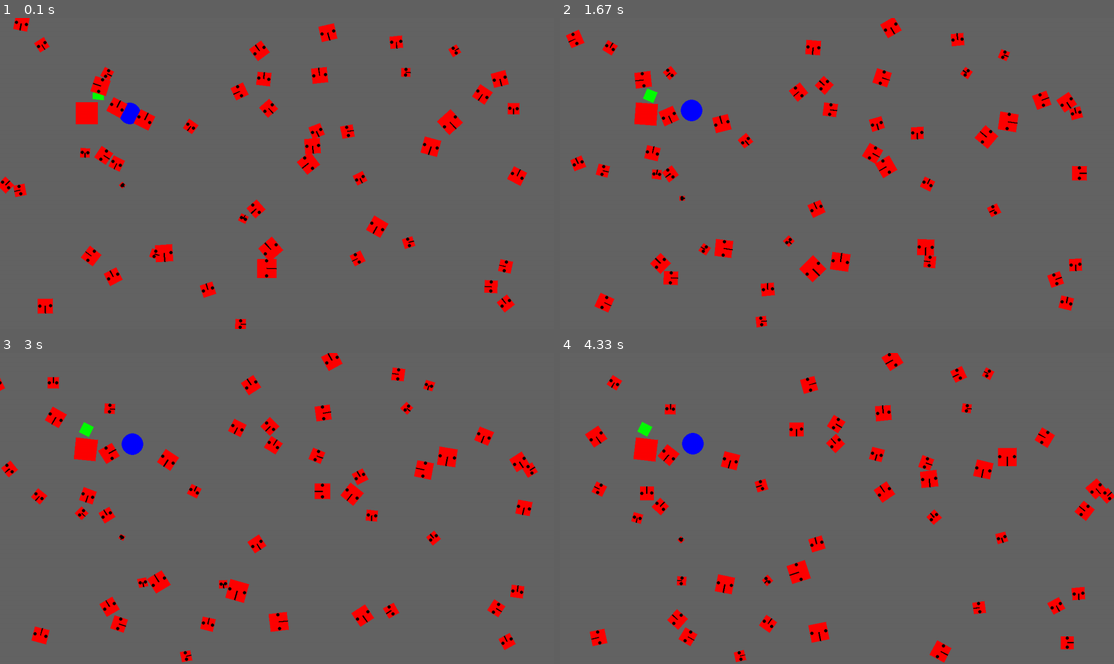
Above: before the commit, frames 1-4 (two rows, left to right).
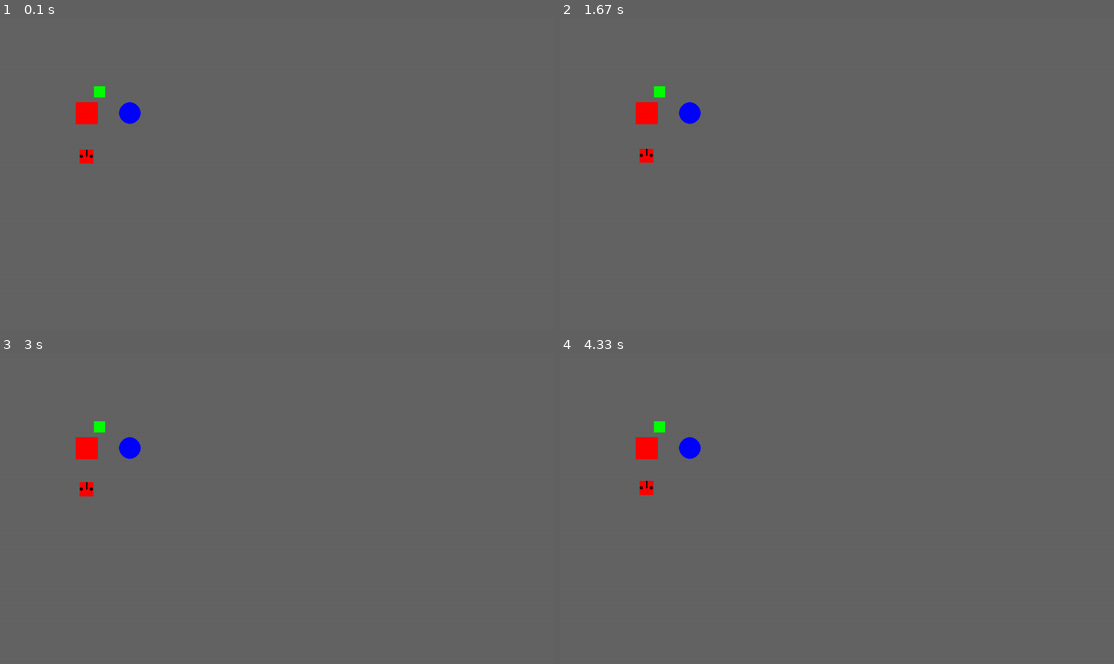
Above: after the commit, the same moments.

Repository: rasmus-bn/itu-thesis
Game: pygame game, started from run.py
Same seed, same stepped clock (60 frames per second), same inputs: the game is played once before the commit and once after it.
Inputs:
- Up to frame 1 (0.1 s): no input
- Up to frame 2 (1.67 s): no input
- Up to frame 3 (3 s): no input
- Up to frame 4 (4.33 s): no input

The runs differ from the first frame. In frame 1, 5.7% of the frame differs, in the area x 0-96%, y 0-100%; in frame 2, 6.0%, in the area x 1-96%, y 0-100%; in frame 3, 6.0%; in frame 4, 5.9%.

Commit message:
frame rate

Diff:
--- a/engine/robot.py
+++ b/engine/robot.py
@@ -28,6 +28,13 @@
         self.battery_capacity = battery_capacity
         self.battery_left = battery_capacity
         self.motor_strength = motor_strength
+        self.up_color = color or (255, 0, 0)
+        die_color_scaler = 0.3
+        self.down_color = (
+            max(min(int(self.up_color[0] * die_color_scaler), 255), 0),
+            max(min(int(self.up_color[1] * die_color_scaler), 255), 0),
+            max(min(int(self.up_color[2] * die_color_scaler), 255), 0),
+        )
 
         self.size = self._calc_robot_size()
         self.width = math.sqrt(self.size)
@@ -39,7 +46,7 @@
             angle=angle,
             width=self.width,
             height=self.width,
-            color=color or (255, 0, 0),
+            color=self.up_color,
             density=self._calc_robot_density(),
         )
 
@@ -102,7 +109,7 @@
             self.battery_left = 0
             self._force_left = 0
             self._force_right = 0
-            print("Battery depleted")
+            self.color = self.down_color
 
         self.body.apply_force_at_local_point((0, self._force_left), self.left)
         self.body.apply_force_at_local_point((0, self._force_right), self.right)
--- a/engine/simulation.py
+++ b/engine/simulation.py
@@ -1,4 +1,5 @@
 from dataclasses import dataclass
+from time import time
 import pygame
 import pymunk
 
@@ -14,6 +15,10 @@
     pixels_x: int = 640
     pixels_y: int = 480
     background_color: tuple = (100, 100, 100)
+    frame_count: int = 0
+    start_time: float = None
+    end_time: float = None
+    run_time: float = None
 
     def __post_init__(self):
         self._game_objects: IGameObject = []
@@ -29,18 +34,29 @@
         # Visualization
         self._display = None
         self._clock = None
+
+    def _start(self):
+        self._logic_objects = [go for go in self._game_objects if go.has_update]
+        self.start_time = time()
+
+        # Visualization
         if self.enable_display:
             pygame.init()
             self._display = pygame.display.set_mode((self.pixels_x, self.pixels_y))
             self._clock = pygame.time.Clock()
 
     def _quit(self):
+        self.end_time = time()
+        run_time = self.end_time - self.start_time
+        expected_time = self.frame_count / self.fps
+        print(f"Ran faster by a factor of {expected_time / run_time}")
+
         # Visualization
         if self.enable_display:
             pygame.quit()
 
     def run(self):
-        self._logic_objects = [go for go in self._game_objects if go.has_update]
+        self._start()
         last_time = pygame.time.get_ticks()
         while True:
             actual_delta_time = (pygame.time.get_ticks() - last_time) / 1000
@@ -49,6 +65,8 @@
                 print(
                     f"Warning: Frame took {actual_delta_time} seconds, expected {self.delta_time}"
                 )
+            self.frame_count += 1
+            print(f"Frame {self.frame_count}")
 
             # Logic
             self._update_logic()
--- a/run.py
+++ b/run.py
@@ -5,10 +5,8 @@
 from engine.robot import RobotBase
 from engine.simulation import SimulationBase
 
+random.seed()
 
-class RotatingRobot(RobotBase):
-    def controller_update(self):
-        self.set_motor_values(-1, 1)
 
 
 class RotatingBox(Box):
@@ -21,7 +19,12 @@
 size_x = 1280
 size_y = 720
 
-sim = SimulationBase(pixels_x=size_x, pixels_y=size_y)
+sim = SimulationBase(
+    pixels_x=size_x,
+    pixels_y=size_y,
+    enable_realtime=False,
+    enable_display=True,
+)
 
 box = Box(x=200, y=500, width=50, height=50, color=(255, 0, 0))
 box2 = Box(x=230, y=550, width=25, height=25, color=(0, 255, 0))
@@ -29,25 +32,33 @@
 sim.add_game_object(box2)
 
 
-# robot = RotatingRobot(battery_capacity=1000, motor_strength=1000, position=(100, 100))
-# sim.add_game_object(robot)
+class RotatingRobot(RobotBase):
+    def controller_update(self):
+        self.set_motor_values(1, 1)
+
+
+robot = RotatingRobot(
+    battery_capacity=1000, motor_strength=10, position=(200, 400), angle=0
+)
+sim.add_game_object(robot)
 
 circle = Circle(x=300, y=500, radius=25, color=(0, 0, 255))
 sim.add_game_object(circle)
 
 
-# Create 5 random robots
-for _ in range(50):
-    x = random.randint(0, size_x)
-    y = random.randint(0, size_y)
-    angle = random.uniform(0, 2 * math.pi)
-    battery_capacity = random.randint(10, 1000)
-    motor_strength = random.randint(10, 1000)
-    robot = RobotBase(battery_capacity, motor_strength, position=(x, y), angle=angle)
-    sim.add_game_object(robot)
-    motor_left = random.uniform(-1, 1)
-    motor_right = random.uniform(-1, 1)
-    robot.set_motor_values(motor_left, motor_right)
+# # Create 5 random robots
+# MAX_SIZE = 500
+# for _ in range(500):
+#     x = random.randint(0, size_x)
+#     y = random.randint(0, size_y)
+#     angle = random.uniform(0, 2 * math.pi)
+#     battery_capacity = random.randint(10, MAX_SIZE)
+#     motor_strength = random.randint(10, MAX_SIZE)
+#     robot = RobotBase(battery_capacity, motor_strength, position=(x, y), angle=angle)
+#     sim.add_game_object(robot)
+#     motor_left = random.uniform(-1, 1)
+#     motor_right = random.uniform(-1, 1)
+#     robot.set_motor_values(motor_left, motor_right)
 
 
 # Create additional 5 random boxes
